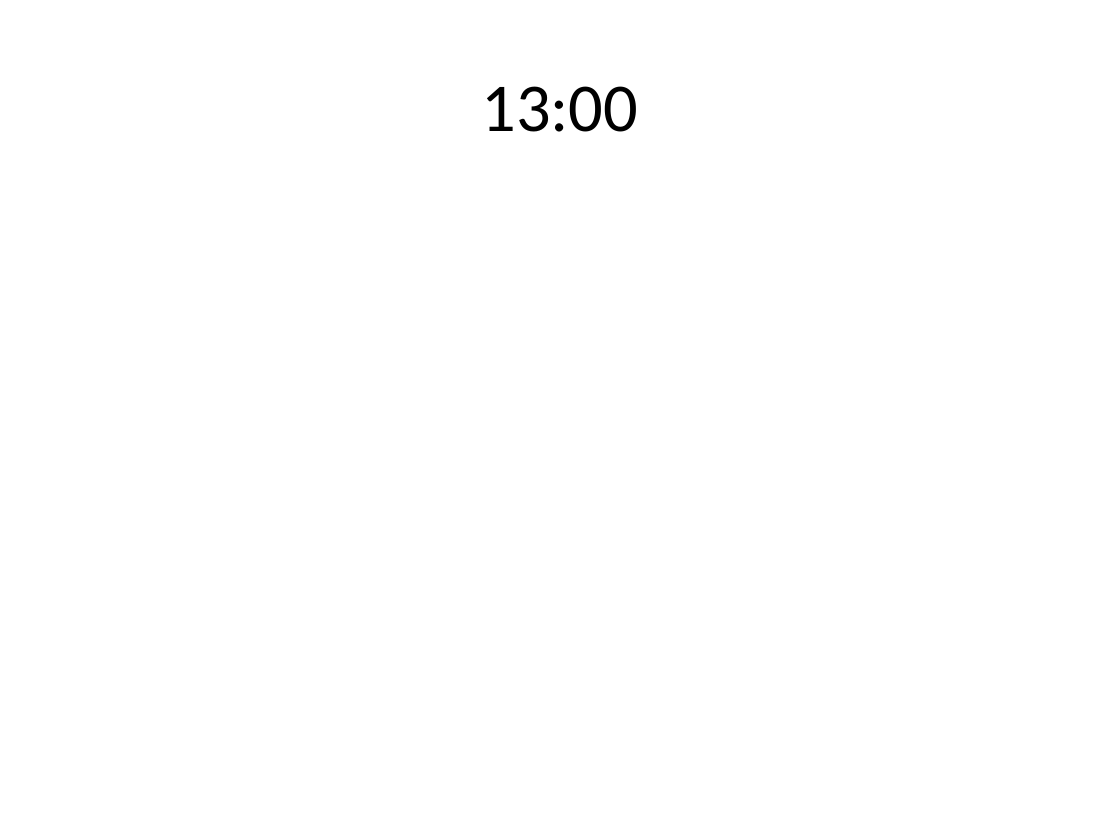
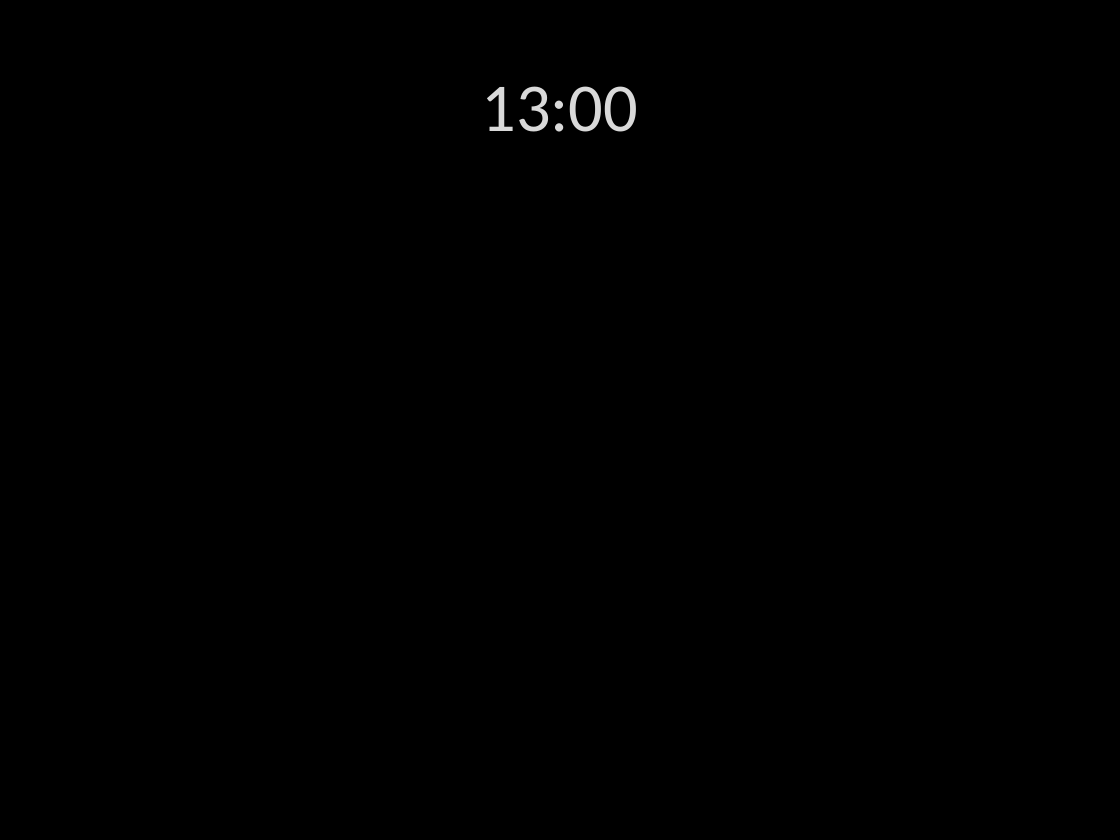
Before and after one commit to Isantipov/HotScroll, a slide deck: slide 2 of Presentation.pptx. Drawn at 1120x840 pixels with LibreOffice and Linux fonts; fonts in the diff are those of the drawing. Boxes give left, top, right and bottom in pixels: in the first picture for what was removed or moved away, otherwise in the second. Text is boxed around its words. In the diff, an @@ line names an element or a change of style, - is before the commit and + after.

```diff
--- a/Presentation.pptx
+++ b/Presentation.pptx
@@ background #FFFFFF to #000000 @@
@@ title "13:00" at [481,86,638,132]: text colour #000000 to #D9D9D9 @@
```
Also in this commit, not shown: 6 other slides changed.
